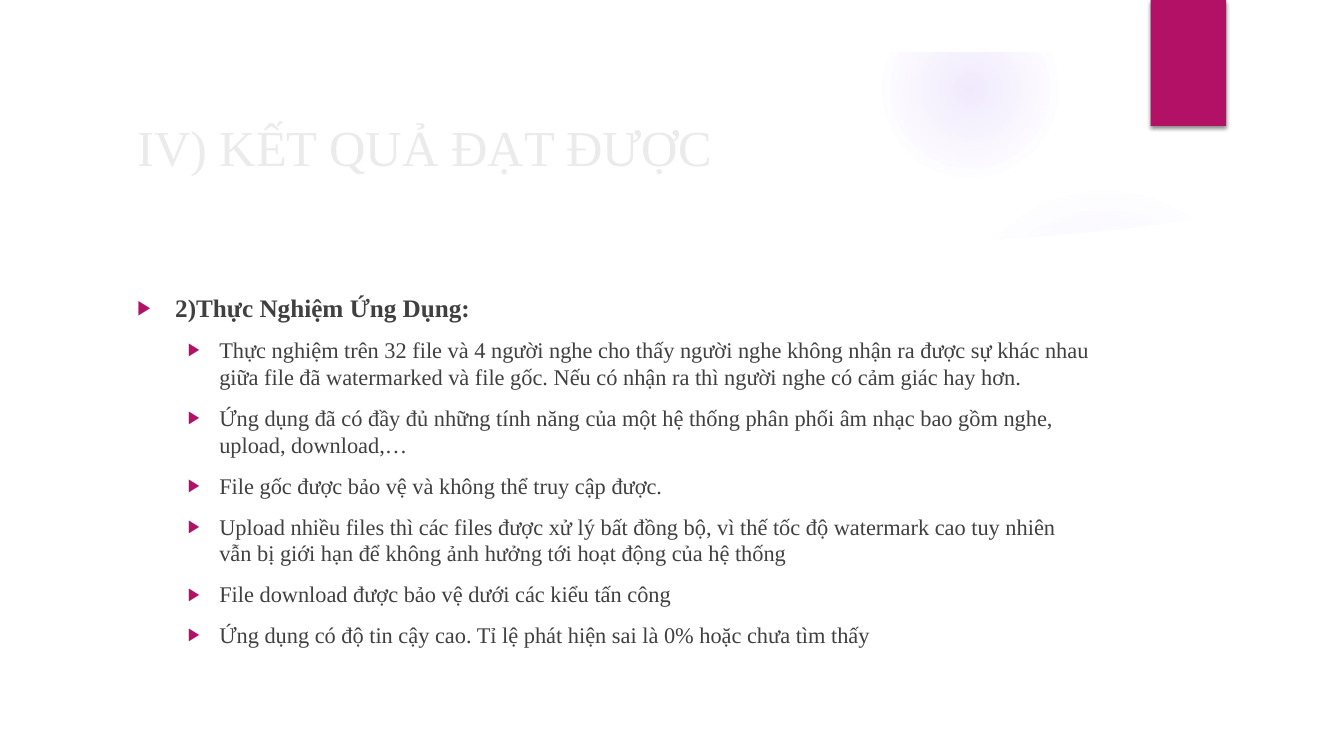
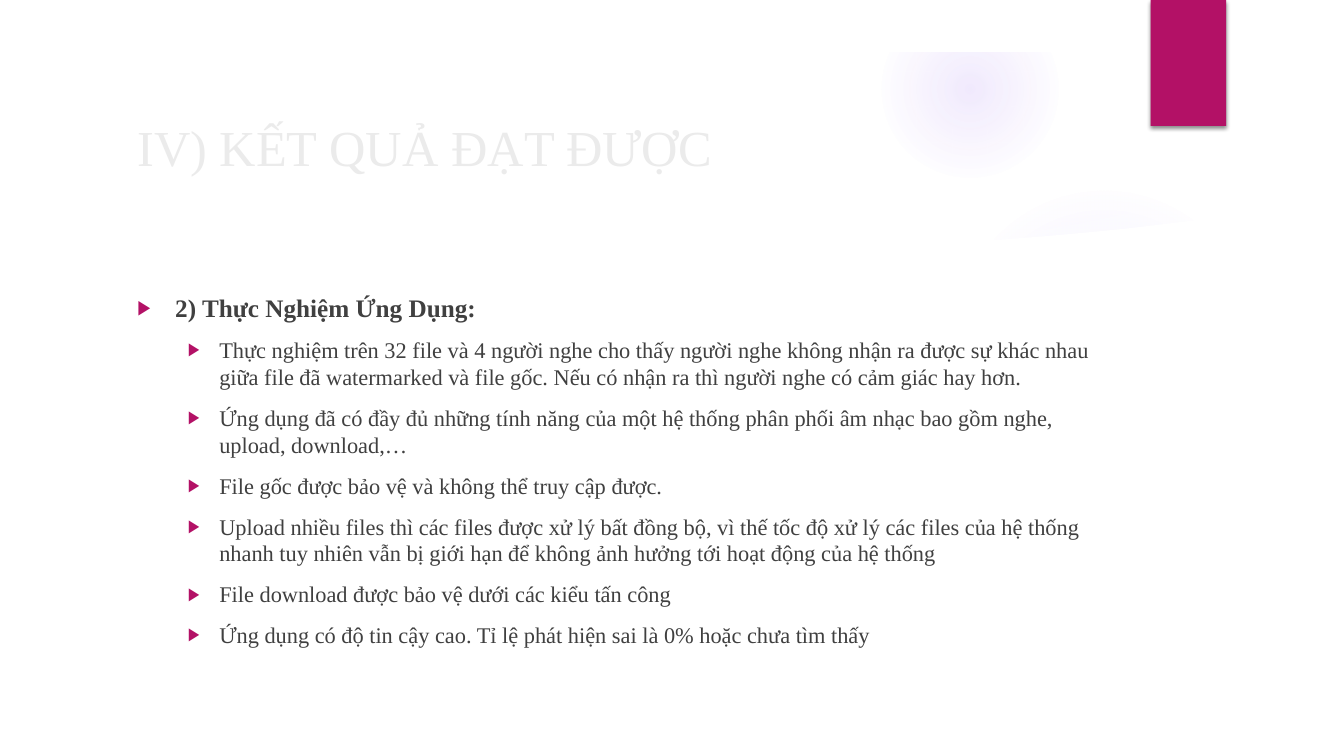
Before and after one commit to TruongThanhNam97/angular-audio, a slide deck: slide 33 of document/BC-LVTN.pptx. Drawn at 1344x756 pixels with LibreOffice and Linux fonts; fonts in the diff are those of the drawing; background and template pictures are left out. Boxes give left, top, right and bottom in pixels: in the first picture for what was removed or moved away, otherwise in the second. Text is boxed around its words. In the diff, an @@ line names an element or a change of style, - is before the commit and + after.

Commit message:
Update file pptx

```diff
--- a/document/BC-LVTN.pptx
+++ b/document/BC-LVTN.pptx
@@ text at bbox=[175, 297, 476, 323]: spaces changed @@
-▶ 2)Thực Nghiệm Ứng Dụng:
+▶ 2) Thực Nghiệm Ứng Dụng:
@@ text at bbox=[219, 518, 1079, 566]: text changed @@
-  ▶ Upload nhiều files thì các files được xử lý bất đồng bộ, vì thế tốc độ watermark cao tuy nhiên vẫn bị giới hạn để không ảnh hưởng tới hoạt động của hệ thống
+  ▶ Upload nhiều files thì các files được xử lý bất đồng bộ, vì thế tốc độ xử lý các files của hệ thống nhanh tuy nhiên vẫn bị giới hạn để không ảnh hưởng tới hoạt động của hệ thống
```
Also in this commit, not shown: 8 other slides changed.
